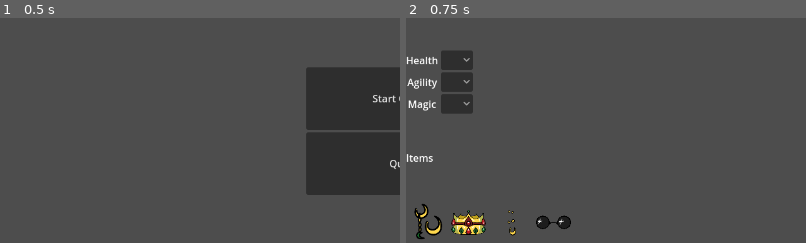
Above: before the commit, frames 1-2 (left to right).
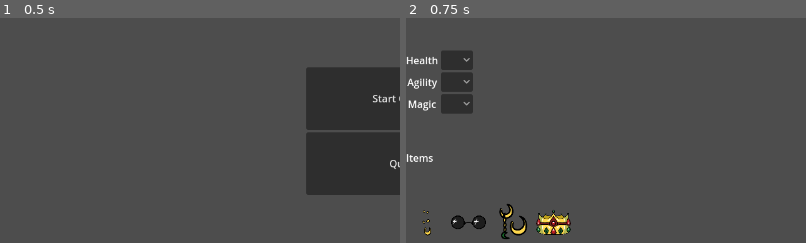
Above: after the commit, the same moments.

Repository: CommonParrot/MiniJam-Cat-Selection-Adventure
Game: Godot game, scene res://Screens/title_screen.tscn
The game is run twice, just before and just after one commit, with the same random seed, the same clock (stepped at 60 frames per second) and the same inputs.
Inputs:
- Up to frame 1 (0.5 s): no input
- Up to frame 2 (0.75 s): click "Start Game" at 0.5 s
The pictures show only the part of the screen within x 0-50%, y 50-100%; the shares and areas given below are measured in that part.

Frame 1 is identical in both runs. In frame 2, 2.3% of the frame differs, in the area x 2-42%, y 82-99%.

Commit message:
change all items into texturebuttons

Diff:
--- a/Screens/character_selection_screen.tscn
+++ b/Screens/character_selection_screen.tscn
@@ -4,21 +4,12 @@
 [ext_resource type="Texture2D" uid="uid://dkxkg1in1cdqo" path="res://images/White_Cat.png" id="1_rqi7e"]
 [ext_resource type="Texture2D" path="res://images/TailTrinket_cut.tres" id="2_7kade"]
 [ext_resource type="Texture2D" uid="uid://cl0nnalqxhy2y" path="res://images/Crown.png" id="3_jjteo"]
+[ext_resource type="Texture2D" uid="uid://dblmkwcdpwt78" path="res://images/Crown_cut.tres" id="3_xhilw"]
+[ext_resource type="Texture2D" uid="uid://cpoxmt63ikby4" path="res://images/Earrings_cut.tres" id="4_qwp5y"]
 [ext_resource type="Texture2D" uid="uid://dj8a234n4odeu" path="res://images/Earrings.png" id="4_t31fm"]
 [ext_resource type="Texture2D" uid="uid://c30jskuoje3us" path="res://images/Glasses.png" id="5_ejovx"]
+[ext_resource type="Texture2D" uid="uid://bkvumkjje3rtb" path="res://images/Glasses_cut.tres" id="5_o2yrr"]
 [ext_resource type="Texture2D" uid="uid://drh8hcqeqvwjy" path="res://images/TailTrinket.png" id="6_bm52k"]
-
-[sub_resource type="AtlasTexture" id="AtlasTexture_lcnkw"]
-atlas = ExtResource("3_jjteo")
-region = Rect2(703.84, 34.838, 471, 379)
-
-[sub_resource type="AtlasTexture" id="AtlasTexture_p41do"]
-atlas = ExtResource("4_t31fm")
-region = Rect2(334.08, 177.188, 280, 452)
-
-[sub_resource type="AtlasTexture" id="AtlasTexture_4frg6"]
-atlas = ExtResource("5_ejovx")
-region = Rect2(587.88, 495.604, 703, 340)
 
 [node name="Character creation" type="MarginContainer"]
 anchors_preset = 15
@@ -221,33 +212,34 @@
 
 [node name="Accessories" type="HBoxContainer" parent="VBoxContainer/HBoxContainer/left"]
 layout_mode = 2
-
-[node name="TailTrinket" type="TextureRect" parent="VBoxContainer/HBoxContainer/left/Accessories"]
-custom_minimum_size = Vector2(64, 64)
-layout_mode = 2
-texture = ExtResource("2_7kade")
-expand_mode = 4
-stretch_mode = 5
-
-[node name="Crown" type="TextureRect" parent="VBoxContainer/HBoxContainer/left/Accessories"]
-custom_minimum_size = Vector2(64, 64)
-layout_mode = 2
-texture = SubResource("AtlasTexture_lcnkw")
-expand_mode = 4
-stretch_mode = 5
-
-[node name="Earrings" type="TextureRect" parent="VBoxContainer/HBoxContainer/left/Accessories"]
-custom_minimum_size = Vector2(64, 64)
-layout_mode = 2
-texture = SubResource("AtlasTexture_p41do")
-expand_mode = 4
-stretch_mode = 5
-
-[node name="Glasses" type="TextureRect" parent="VBoxContainer/HBoxContainer/left/Accessories"]
-custom_minimum_size = Vector2(64, 64)
-layout_mode = 2
-texture = SubResource("AtlasTexture_4frg6")
-expand_mode = 4
+size_flags_vertical = 8
+
+[node name="Earrings" type="TextureButton" parent="VBoxContainer/HBoxContainer/left/Accessories"]
+custom_minimum_size = Vector2(64, 64)
+layout_mode = 2
+texture_normal = ExtResource("4_qwp5y")
+ignore_texture_size = true
+stretch_mode = 5
+
+[node name="Glasses" type="TextureButton" parent="VBoxContainer/HBoxContainer/left/Accessories"]
+custom_minimum_size = Vector2(64, 64)
+layout_mode = 2
+texture_normal = ExtResource("5_o2yrr")
+ignore_texture_size = true
+stretch_mode = 5
+
+[node name="TailTrinket" type="TextureButton" parent="VBoxContainer/HBoxContainer/left/Accessories"]
+custom_minimum_size = Vector2(64, 64)
+layout_mode = 2
+texture_normal = ExtResource("2_7kade")
+ignore_texture_size = true
+stretch_mode = 5
+
+[node name="Crown" type="TextureButton" parent="VBoxContainer/HBoxContainer/left/Accessories"]
+custom_minimum_size = Vector2(64, 64)
+layout_mode = 2
+texture_normal = ExtResource("3_xhilw")
+ignore_texture_size = true
 stretch_mode = 5
 
 [node name="right" type="VBoxContainer" parent="VBoxContainer/HBoxContainer"]
--- /dev/null
+++ b/images/Crown_cut.tres
@@ -0,0 +1,7 @@
+[gd_resource type="AtlasTexture" load_steps=2 format=3 uid="uid://dblmkwcdpwt78"]
+
+[ext_resource type="Texture2D" uid="uid://cl0nnalqxhy2y" path="res://images/Crown.png" id="1_wrr0g"]
+
+[resource]
+atlas = ExtResource("1_wrr0g")
+region = Rect2(703.84, 34.838, 471, 379)
--- /dev/null
+++ b/images/Earrings_cut.tres
@@ -0,0 +1,7 @@
+[gd_resource type="AtlasTexture" load_steps=2 format=3 uid="uid://cpoxmt63ikby4"]
+
+[ext_resource type="Texture2D" uid="uid://dj8a234n4odeu" path="res://images/Earrings.png" id="1_2hcxo"]
+
+[resource]
+atlas = ExtResource("1_2hcxo")
+region = Rect2(334.08, 177.188, 280, 452)
--- /dev/null
+++ b/images/Glasses_cut.tres
@@ -0,0 +1,7 @@
+[gd_resource type="AtlasTexture" load_steps=2 format=3 uid="uid://bkvumkjje3rtb"]
+
+[ext_resource type="Texture2D" uid="uid://c30jskuoje3us" path="res://images/Glasses.png" id="1_1pr17"]
+
+[resource]
+atlas = ExtResource("1_1pr17")
+region = Rect2(587.88, 495.604, 703, 340)
